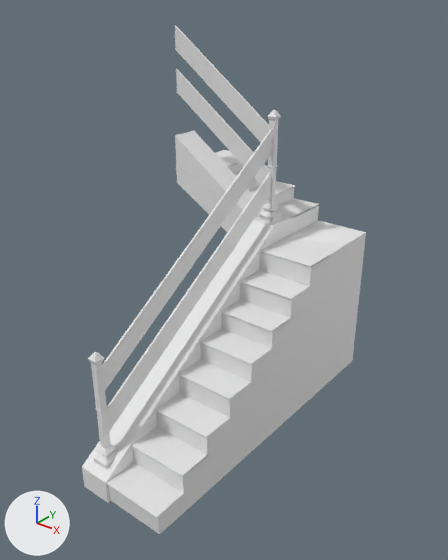
What one commit did to the FBX model FBX/Treppe.fbx.
Both versions are drawn from a 50 mm lens placed at (3.09, -2.36, 4.5), pointed at (-0.31, 1.89, 1.87). Lighting does not change. The marker at lower left points along +X, +Y and +Z. Where no turn or scale is listed for an object, it has been applied to the vertices.

The older version as bpy lines, for what is in view:
```python
me_cube_003 = bpy.data.meshes.new('Cube.003')
me_cube_003.from_pydata(...)  # 242 vertices, 238 faces; spans x -1.66..0.3, y -0.32..3.01, z -0.3..1.94
me_cube_004 = bpy.data.meshes.new('Cube.004')
me_cube_004.from_pydata(...)  # 37 vertices, 32 faces; spans x -1.08..0.28, y -0.28..3.05, z -0.28..2.3
me_cube_006 = bpy.data.meshes.new('Cube.006')
me_cube_006.from_pydata(...)  # 76 vertices, 74 faces; spans x -0.092..0.092, y -0.092..0.092, z -0.079..1.168
me_cube_008 = bpy.data.meshes.new('Cube.008')
me_cube_008.from_pydata(...)  # 8 vertices, 6 faces; spans x -0.13..-0.11, y -2.28..0.13, z -1.69..0.13
me_cube_010 = bpy.data.meshes.new('Cube.010')
me_cube_010.from_pydata(...)  # 8 vertices, 6 faces; spans x -0.13..-0.11, y -2.28..0.13, z -1.69..0.13
me_cube_013 = bpy.data.meshes.new('Cube.013')
me_cube_013.from_pydata(...)  # 8 vertices, 6 faces; spans x -1.203..0.044, y 0.021..0.044, z -0.083..1.05
me_cube_016 = bpy.data.meshes.new('Cube.016')
me_cube_016.from_pydata(...)  # 8 vertices, 6 faces; spans x -1.203..0.044, y 0.021..0.044, z -0.083..1.05
ob_cube = bpy.data.objects.new('Cube', me_cube_003)
ob_cube.location = (0.067, 0.497, 0.69)
ob_cube_001 = bpy.data.objects.new('Cube.001', me_cube_004)
ob_cube_001.location = (-0.517, 0.454, 0.656)
ob_cube_003 = bpy.data.objects.new('Cube.003', me_cube_006)
ob_cube_003.location = (-0.388, 2.773, 2.186)
ob_cube_004 = bpy.data.objects.new('Cube.004', me_cube_008)
ob_cube_004.location = (-0.266, 2.613, 3.044)
ob_cube_005 = bpy.data.objects.new('Cube.005', me_cube_010)
ob_cube_005.location = (-0.266, 2.613, 2.607)
ob_cube_006 = bpy.data.objects.new('Cube.006', me_cube_013)
ob_cube_006.location = (-0.456, 2.739, 3.015)
ob_cube_008 = bpy.data.objects.new('Cube.008', me_cube_016)
ob_cube_008.location = (-0.456, 2.739, 2.582)
# also in view: 'Cube.002' at (-0.39, 0.33, 1.16)
```
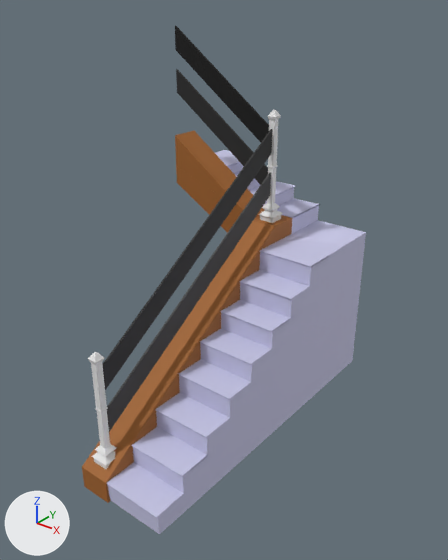
The edits, one by one:
Material 'Material.001' (mat_material_001) is new.
Its base color is (0.351, 0.12, 0.0191) (brown #a06126).
Its roughness is 0.69.
Material 'Material.002' (mat_material_002) is new.
Its base color is (0.0176, 0.0176, 0.0176) (black #242424).
Its roughness is 0.69.
Material 'Material.003' (mat_material_003) is new.
Its base color is (0.0437, 0.0437, 0.0437) (black #3b3b3b).
Its roughness is 0.69.
Material 'Material.005' (mat_material_005) is new.
Its base color is (0.0176, 0.0176, 0.0176) (black #242424).
Its roughness is 0.69.
Material 'Material' (mat_material) is new.
Its base color is (0.577, 0.574, 0.8) (white #c8c7e7).
Its roughness is 0.69.
Material 'Material.004' (mat_material_004) is new.
Its base color is (0.0, 0.0, 0.0) (black #000000).
Its roughness is 0.69.
me_cube_016 has 8 vertices, 6 faces and spans x -1.203..0.044, y 0.021..0.044, z -0.083..1.05.
me_cube_016 now uses material mat_material_005 (black #242424).
me_cube_004 has 37 vertices, 32 faces and spans x -1.08..0.28, y -0.28..3.05, z -0.28..2.3.
me_cube_004 now uses material mat_material_001 (brown #a06126).
me_cube_010 has 8 vertices, 6 faces and spans x -0.13..-0.11, y -2.28..0.13, z -1.69..0.13.
me_cube_010 now uses material mat_material_003 (black #3b3b3b).
me_cube_013 has 8 vertices, 6 faces and spans x -1.203..0.044, y 0.021..0.044, z -0.083..1.05.
me_cube_013 now uses material mat_material_004 (black #000000).
me_cube_008 has 8 vertices, 6 faces and spans x -0.13..-0.11, y -2.28..0.13, z -1.69..0.13.
me_cube_008 now uses material mat_material_002 (black #242424).
me_cube_003 has 242 vertices, 238 faces and spans x -1.66..0.3, y -0.32..3.01, z -0.3..1.94.
me_cube_003 now uses material mat_material (white #c8c7e7).

What differs and where, as boxes [x1, y1, x2, y2] in the pictures (448 x 560 px):
'Cube', recoloured: [107, 150, 366, 534] in both
'Cube.001', recoloured (white to brown): [82, 131, 292, 503] in both
'Cube.004', recoloured (white to black): [102, 129, 272, 390] in both
'Cube.005', recoloured (white to black): [107, 172, 271, 432] in both
'Cube.006', recoloured (white to black): [175, 26, 269, 142] in both
'Cube.008', recoloured (white to black): [176, 69, 268, 185] in both
